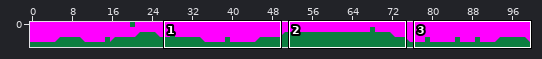
Tiled map, stored at assets/level1test.tmx. Above, an overview of the earlier version with the close-up marked.
Close-up. Old version:
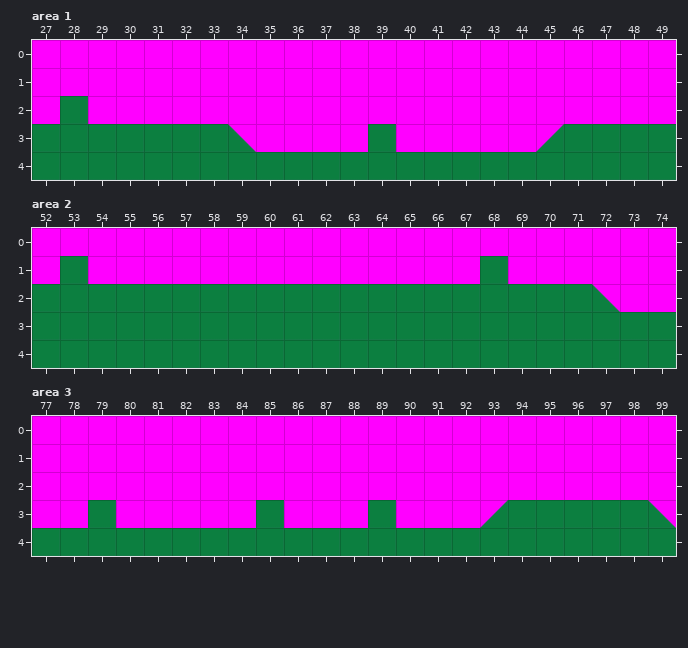
Cells are 64x64 px. Shown: area 1 x 27..49, y 0..4; area 2 x 52..74, y 0..4; area 3 x 77..99, y 0..4.
After the commit:
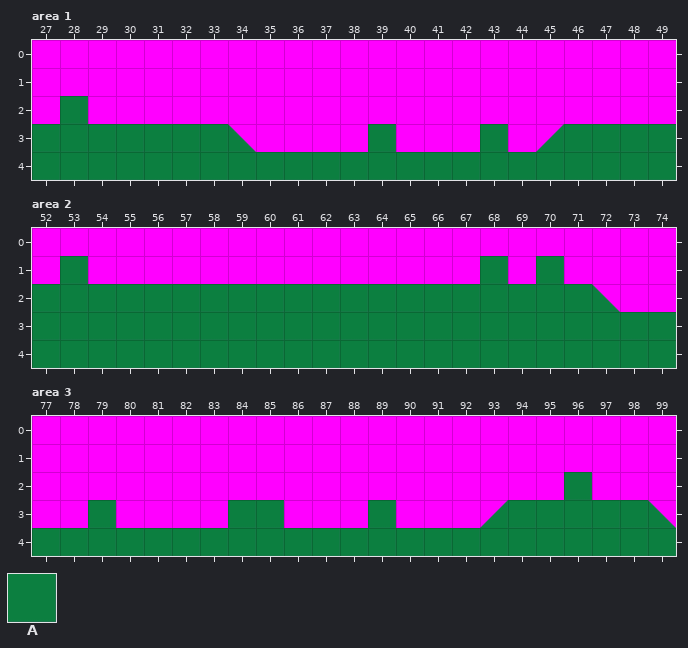
Key: from "sprites": A 0.
_ is an empty cell.
Tiles of an added or newly shown layer are drawn over the layers below it.
Author's note on the commit: I put the finish in the level
What changed:
{"where": "layer \"GoodBoys\" (now shown), area 1"}
{"y":3,"x":43,"old":"_","new":"A"}
{"where": "layer \"GoodBoys\" (now shown), area 2"}
{"y":1,"x":70,"old":"_","new":"A"}
{"where": "layer \"GoodBoys\" (now shown), area 3"}
{"y":3,"x":84,"old":"_","new":"A"}
{"where": "layer \"Finish\" (added), area 3"}
{"y":2,"x":96,"old":"_","new":"A"}
{"label":"added","picture_box":[480,124,508,152]}
{"label":"added","picture_box":[536,256,564,284]}
{"label":"added","picture_box":[564,472,592,500]}
{"label":"added","picture_box":[228,500,256,528]}
